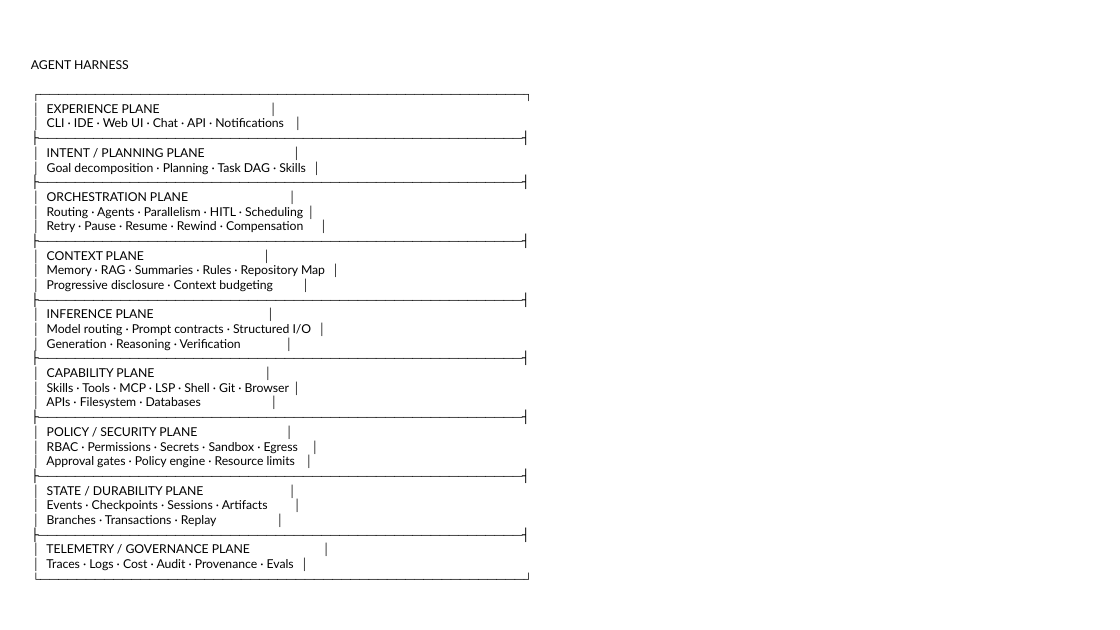
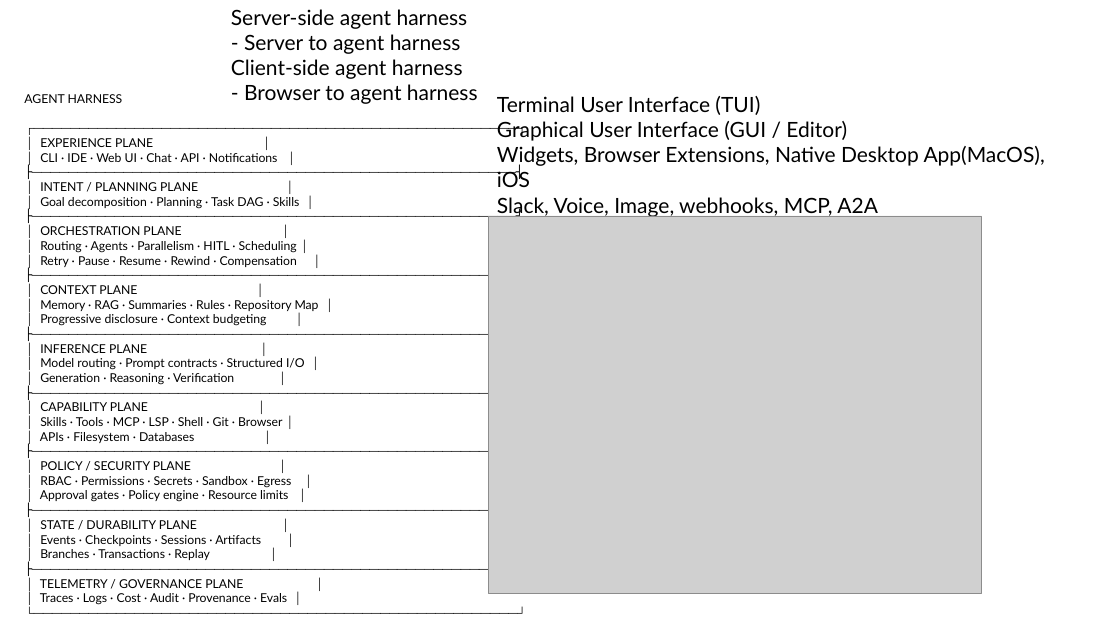
Before and after one commit to carlosmarte/knowledge-base-documentation, a slide deck: slide 11 of conference-presentations/agent-harness-sdks/LDE Agent SDK and Custom Agent Harness.pptx (slide 4 before the commit). Drawn at 1120x630 pixels with LibreOffice and Linux fonts; fonts in the diff are those of the drawing; grey boxes stand for pictures. Boxes give left, top, right and bottom in pixels: in the first picture for what was removed or moved away, otherwise in the second. Text is boxed around its words. In the diff, an @@ line names an element or a change of style, - is before the commit and + after.

```diff
--- a/conference-presentations/agent-harness-sdks/LDE Agent SDK and Custom Agent Harness.pptx
+++ b/conference-presentations/agent-harness-sdks/LDE Agent SDK and Custom Agent Harness.pptx
@@ text added at box(231, 9, 478, 104), 18 pt, text #000000 @@
+Server-side agent harness
+- Server to agent harness
+Client-side agent harness
+- Browser to agent harness
@@ text "AGENT HARNESS": place and size @@
-text "AGENT HARNESS" at box(31, 60, 325, 571)
+text "AGENT HARNESS" at box(24, 94, 319, 605)
@@ text added at box(497, 96, 1045, 217), 18 pt, text #000000 @@
+Terminal User Interface (TUI)
+Graphical User Interface (GUI / Editor)
+Widgets, Browser Extensions, Native Desktop App(MacOS), iOS
+Slack, Voice, Image, webhooks, MCP, A2A
@@ picture added at box(489, 216, 982, 593) @@
```
Also in this commit, not shown: 1 other slide changed, 11 slides added.
